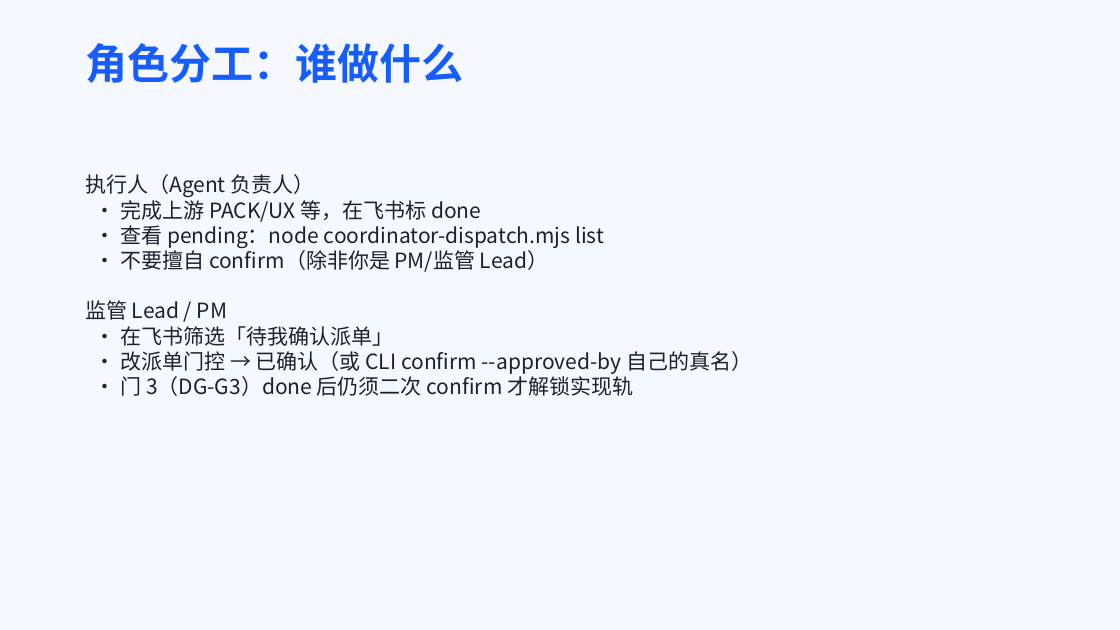
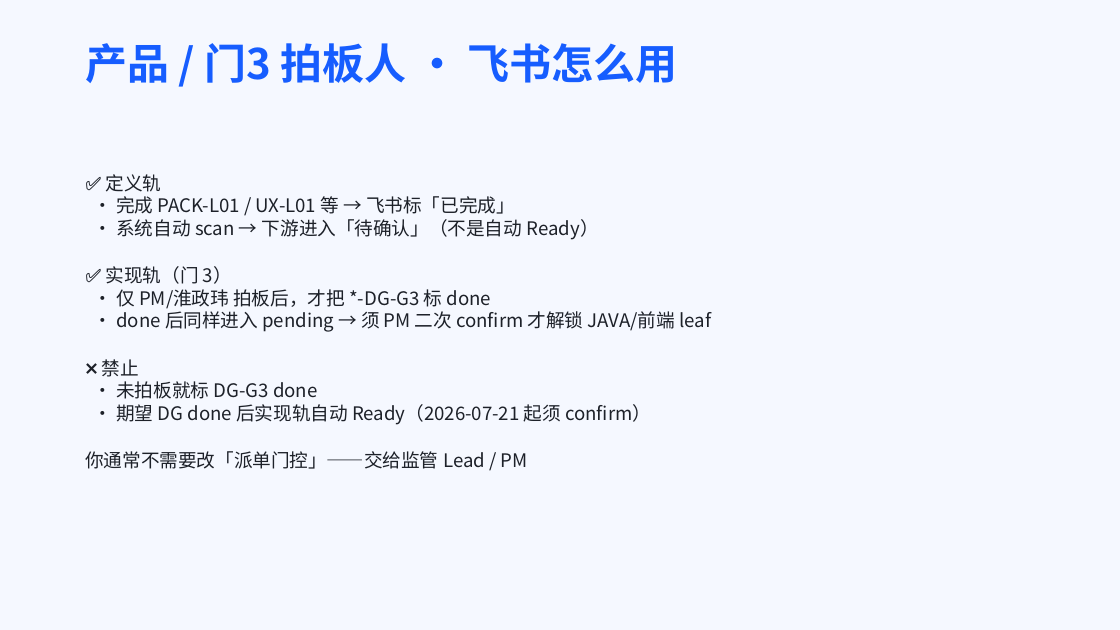
Before and after one commit to Marisolebxf/-, a slide deck: slide 7 of agent-delivery/培训/自动派单与飞书确认-团队协作培训.pptx (slide 8 before the commit). Drawn at 1120x630 pixels with LibreOffice and Linux fonts; fonts in the diff are those of the drawing. Boxes give left, top, right and bottom in pixels: in the first picture for what was removed or moved away, otherwise in the second. Text is boxed around its words. In the diff, an @@ line names an element or a change of style, - is before the commit and + after.

```diff
--- a/agent-delivery/培训/自动派单与飞书确认-团队协作培训.pptx
+++ b/agent-delivery/培训/自动派单与飞书确认-团队协作培训.pptx
@@ title at <box>85,43,678,83</box>: text changed @@
-角色分工：谁做什么
+产品 / 门3 拍板人 · 飞书怎么用
@@ text at <box>85,174,711,469</box>: text changed; size 18 to 16 pt @@
-执行人（Agent 负责人）
-· 完成上游 PACK/UX 等，在飞书标 done
-· 查看 pending：node coordinator-dispatch.mjs list
-· 不要擅自 confirm（除非你是 PM/监管 Lead）
-监管 Lead / PM
-· 在飞书筛选「待我确认派单」
-· 改派单门控 → 已确认（或 CLI confirm --approved-by 自己的真名）
-· 门 3（DG-G3）done 后仍须二次 confirm 才解锁实现轨
+✅ 定义轨
+· 完成 PACK-L01 / UX-L01 等 → 飞书标「已完成」
+· 系统自动 scan → 下游进入「待确认」（不是自动 Ready）
+✅ 实现轨（门 3）
+· 仅 PM/淮政玮 拍板后，才把 *-DG-G3 标 done
+· done 后同样进入 pending → 须 PM 二次 confirm 才解锁 JAVA/前端 leaf
+❌ 禁止
+· 未拍板就标 DG-G3 done
+· 期望 DG done 后实现轨自动 Ready（2026-07-21 起须 confirm）
+你通常不需要改「派单门控」——交给监管 Lead / PM
```
Also in this commit, not shown: 11 other slides changed, 7 slides added, 3 slides removed, 2 other files.
